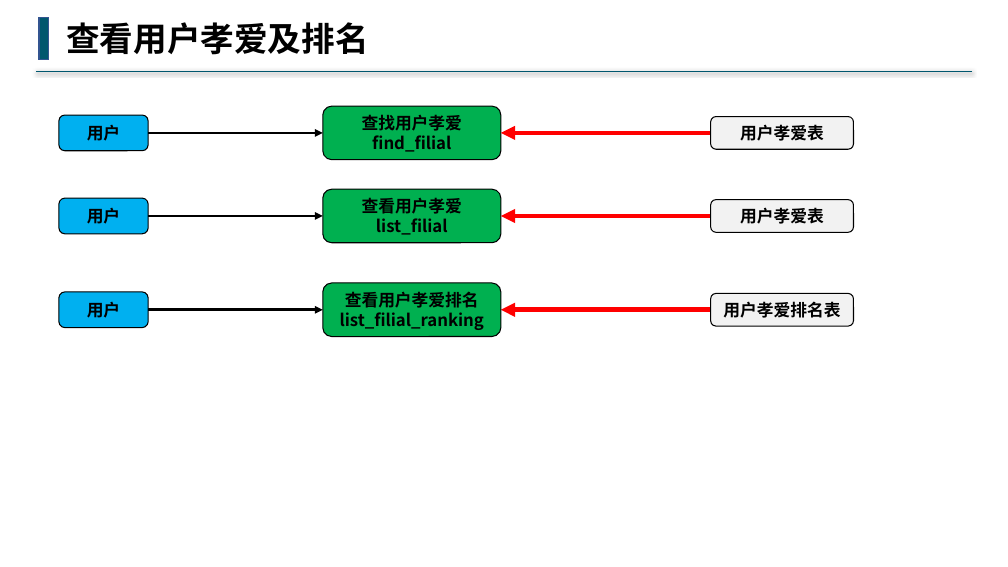
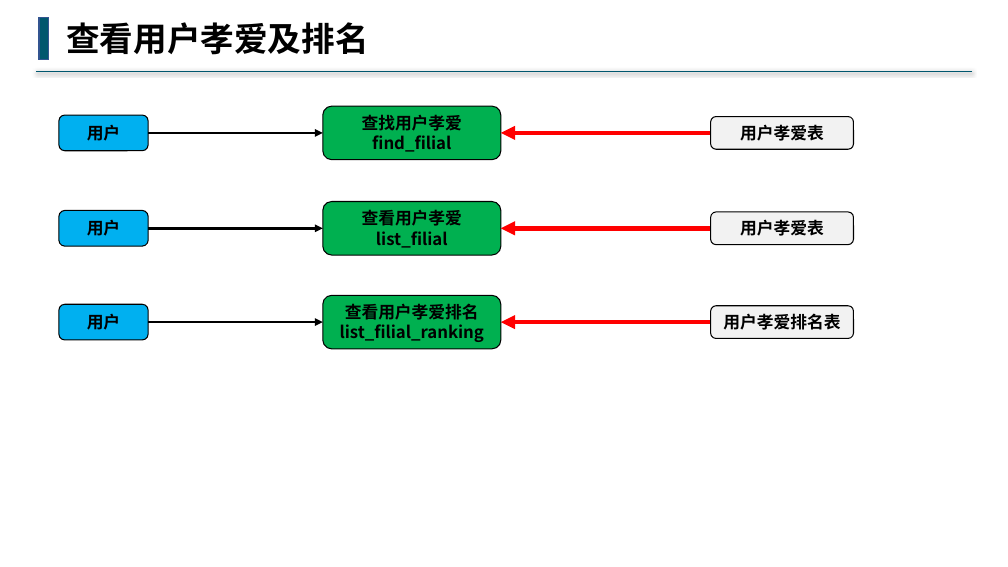
Before and after one commit to buddhachain/buddhaContract, a slide deck: slide 9 of doc/08.祭奠堂.pptx. Drawn at 1008x567 pixels with LibreOffice and Linux fonts; fonts in the diff are those of the drawing. Boxes give left, top, right and bottom in pixels: in the first picture for what was removed or moved away, otherwise in the second. Text is boxed around its words. In the diff, an @@ line names an element or a change of style, - is before the commit and + after.

```diff
--- a/doc/08.祭奠堂.pptx
+++ b/doc/08.祭奠堂.pptx
@@ 3 rounded rectangles moved together from (x1=323, y1=189, x2=854, y2=337) to (x1=323, y1=202, x2=854, y2=349) @@
@@ 4 arrows, 3 rounded rectangles moved together from (x1=59, y1=198, x2=854, y2=327) to (x1=59, y1=210, x2=854, y2=340) @@
```
Also in this commit, not shown: 1 other file.
